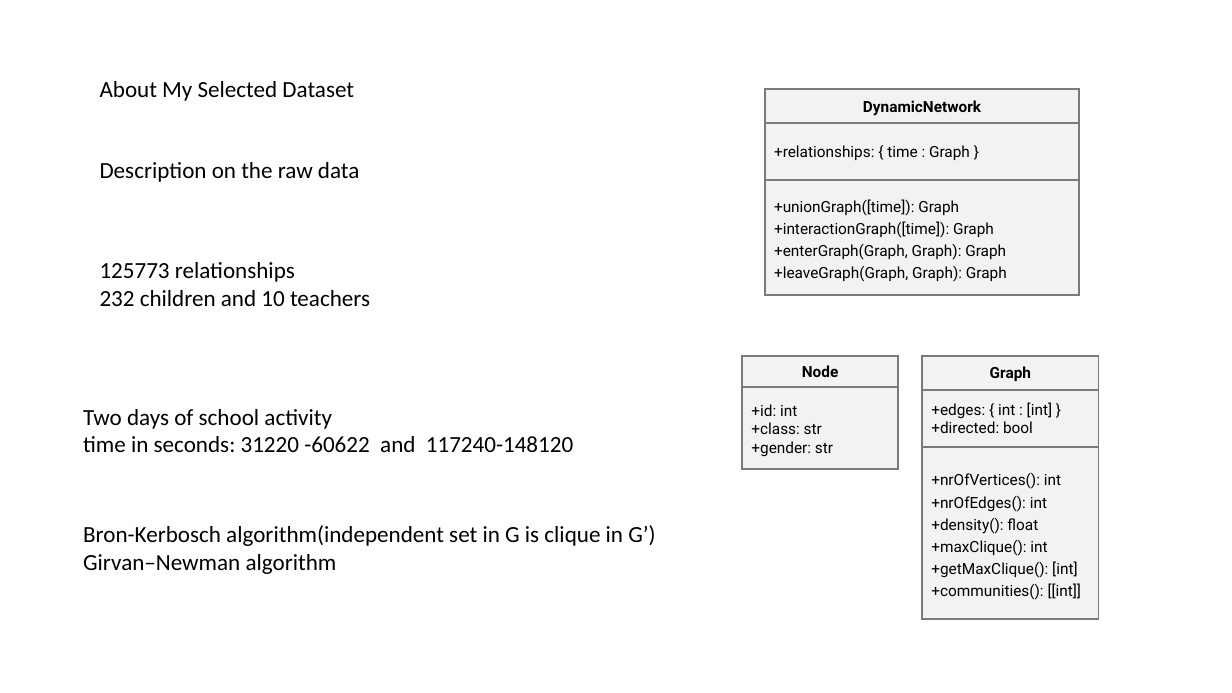
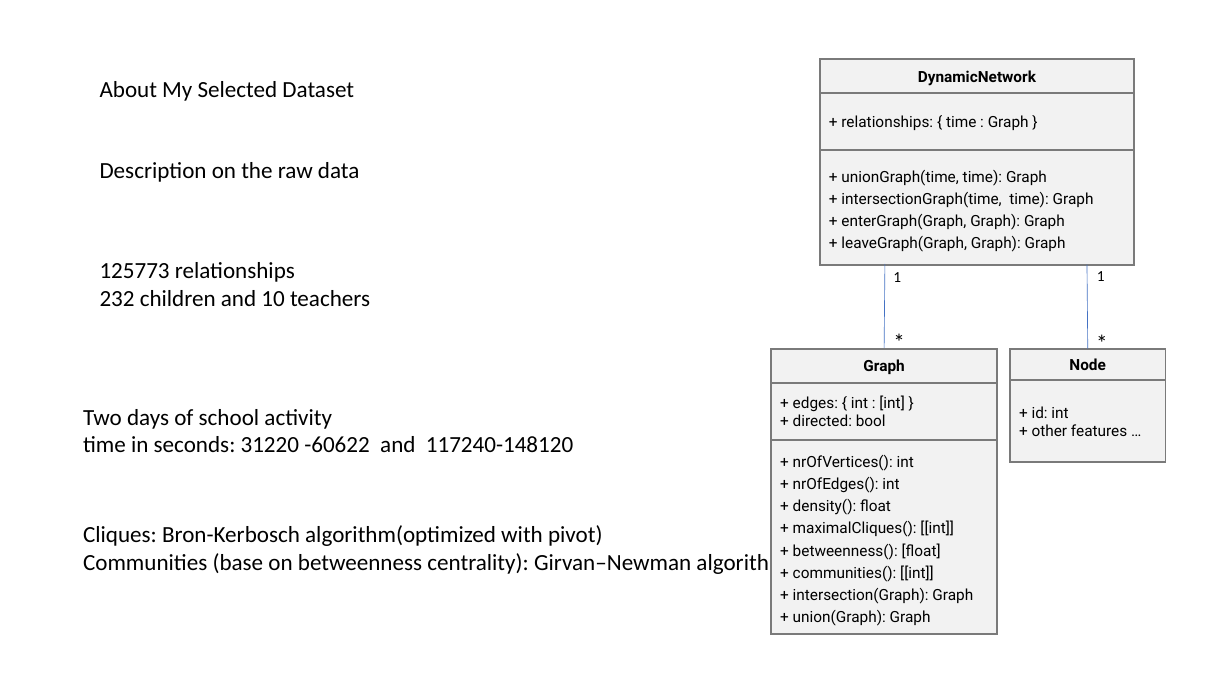
Before and after one commit to NeosWang/BEP, a slide deck: slide 4 of presentation/midterm/slides.pptx. Drawn at 1232x693 pixels with LibreOffice and Linux fonts; fonts in the diff are those of the drawing. Boxes give left, top, right and bottom in pixels: in the first picture for what was removed or moved away, otherwise in the second. Text is boxed around its words. In the diff, an @@ line names an element or a change of style, - is before the commit and + after.

Commit message:
function for intersectionGraph, unionGraph

```diff
--- a/presentation/midterm/slides.pptx
+++ b/presentation/midterm/slides.pptx
@@ text in rectangle at [841,115,1029,130]: spaces changed @@
-+relationships: { time : Graph }
++ relationships: { time : Graph }
@@ 3 rectangles: place and size @@
-3 rectangles at [765,89,1080,295]
+3 rectangles at [820,59,1134,265]
@@ text in rectangle at [841,170,1094,252]: text changed @@
-+unionGraph([time]): Graph
-+interactionGraph([time]): Graph
-+enterGraph(Graph, Graph): Graph
-+leaveGraph(Graph, Graph): Graph
++ unionGraph(time, time): Graph
++ intersectionGraph(time, time): Graph
++ enterGraph(Graph, Graph): Graph
++ leaveGraph(Graph, Graph): Graph
@@ line added from (884, 348) to (885, 264), #4472C4 0.5 pt @@
@@ line added from (1088, 348) to (1087, 264), #4472C4 0.5 pt @@
@@ text added at [893,272,901,282], 12 pt, text #000000 @@
+1
@@ text added at [1097,271,1105,281], 12 pt, text #000000 @@
+1
@@ text added at [884,323,925,352], 18 pt, text #000000 @@
+*
@@ text added at [1087,323,1128,353], 18 pt, text #000000 @@
+*
@@ rectangle "Graph": place and size @@
-rectangle "Graph" at [922,356,1099,390]
+rectangle "Graph" at [772,348,998,383]
@@ rectangle "Node": place and size @@
-rectangle "Node" at [742,356,897,387]
+rectangle "Node" at [1010,348,1165,380]
@@ rectangle "+ edges: { int : ...": place and size @@
-rectangle "+ edges: { int : ..." at [922,390,1099,447]
+rectangle "+ edges: { int : ..." at [772,383,998,440]
@@ rectangle "+ id: int": place and size @@
-rectangle "+ id: int" at [742,387,897,470]
+rectangle "+ id: int" at [1010,381,1165,463]
@@ text in rectangle at [793,395,904,426]: spaces changed @@
-+edges: { int : [int] }
-+directed: bool
++ edges: { int : [int] }
++ directed: bool
@@ text in rectangle at [1032,406,1127,436]: text changed @@
-+id: int
-+class: str
-+gender: str
++ id: int
++ other features …
@@ rectangle "+ nrOfVertices(): int": place and size @@
-rectangle "+ nrOfVertices(): int" at [922,447,1099,619]
+rectangle "+ nrOfVertices(): int" at [772,440,998,634]
@@ text in rectangle at [793,455,973,626]: text changed @@
-+nrOfVertices(): int
-+nrOfEdges(): int
-+density(): float
-+maxClique(): int
-+getMaxClique(): [int]
-+communities(): [[int]]
++ nrOfVertices(): int
++ nrOfEdges(): int
++ density(): float
++ maximalCliques(): [[int]]
++ betweenness(): [float]
++ communities(): [[int]]
++ intersection(Graph): Graph
++ union(Graph): Graph
@@ text at [83,525,787,576]: text changed @@
-Bron-Kerbosch algorithm(independent set in G is clique in G’)
-Girvan–Newman algorithm
+Cliques: Bron-Kerbosch algorithm(optimized with pivot)
+Communities (base on betweenness centrality): Girvan–Newman algorithm
```
Also in this commit, not shown: 3 slides added, 1 slide removed, 4 other files.
